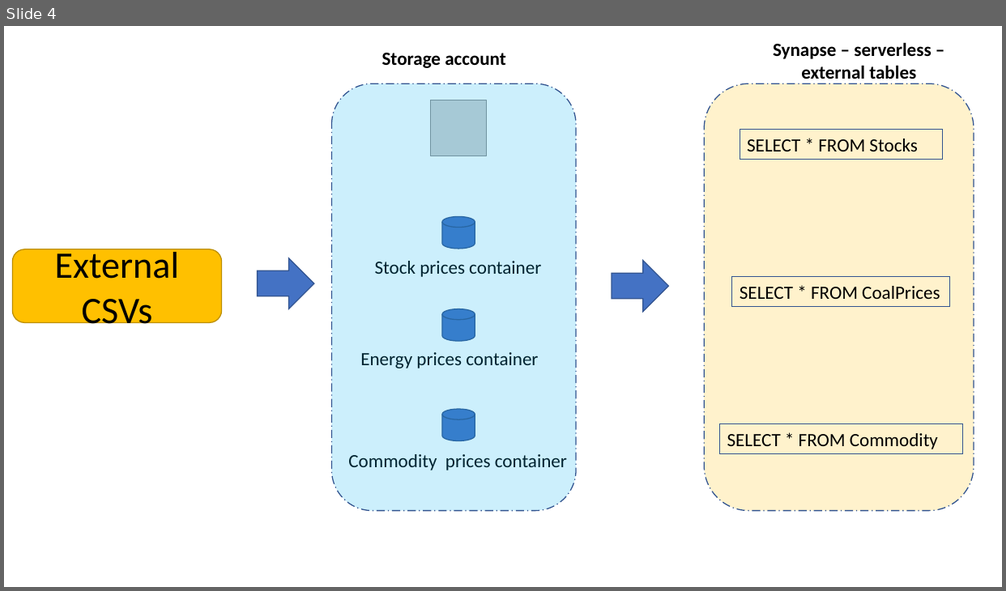
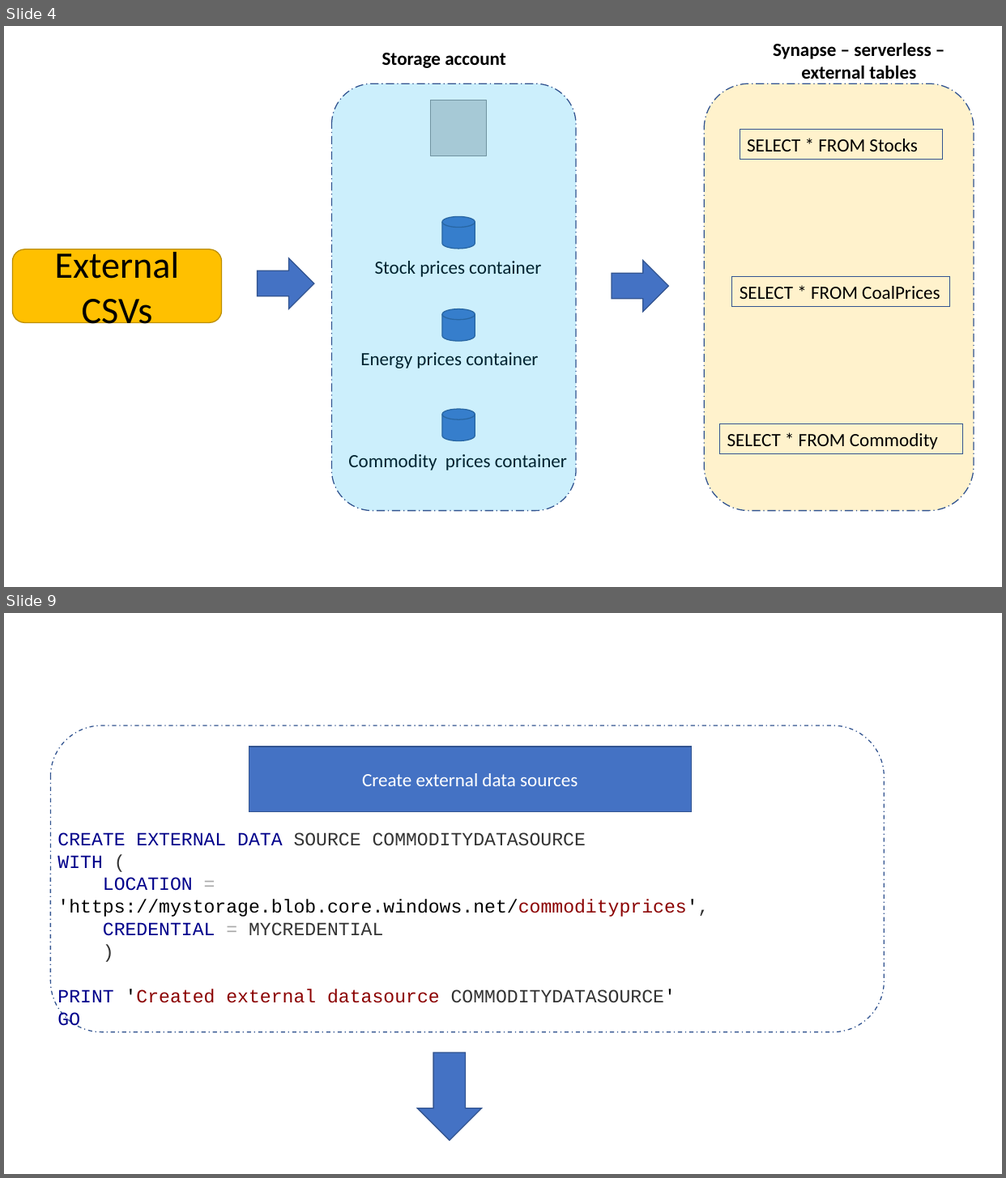
Before and after one commit to sdg002/AzureTrials, a slide deck: synapse-sqlviews-integrationtesting/docs/Synapse-Presentation1.pptx. Shown one above the other, each under a label of ours: slide 4 before the commit, slides 4 and 9 after it; the slides between them are not shown. The pictures are 1006x591 and 1006x1178 pixels, drawn with LibreOffice and Linux fonts; fonts in the diff are those of the drawing; grey boxes stand for pictures. Boxes give left, top, right and bottom in pixels: in the first picture for what was removed or moved away, otherwise in the second. Text is boxed around its words. In the diff, an @@ line names an element or a change of style, - is before the commit and + after.

```diff
--- a/synapse-sqlviews-integrationtesting/docs/Synapse-Presentation1.pptx
+++ b/synapse-sqlviews-integrationtesting/docs/Synapse-Presentation1.pptx
@@ slide 9 added at (4,613,1002,1174), background #FFFFFF @@
@@ rounded rectangle added at (50,726,884,1033), outline #325491 1 pt dashed @@
@@ rectangle added at (249,747,691,812), fill #4472C4, outline #325491 1 pt, 18 pt, text #FFFFFF @@
+Create external data sources
@@ text added at (57,833,709,1008), 18 pt, text #333333 @@
+CREATE EXTERNAL DATA SOURCE COMMODITYDATASOURCE
+WITH (
+LOCATION = 'https://mystorage.blob.core.windows.net/commodityprices',
+CREDENTIAL = MYCREDENTIAL
+)
+PRINT 'Created external datasource COMMODITYDATASOURCE'
+GO
@@ down arrow added at (417,1053,481,1141), fill #4472C4, outline #325491 1 pt @@
```
Also in this commit, not shown: 7 other slides added, 9 other files.
